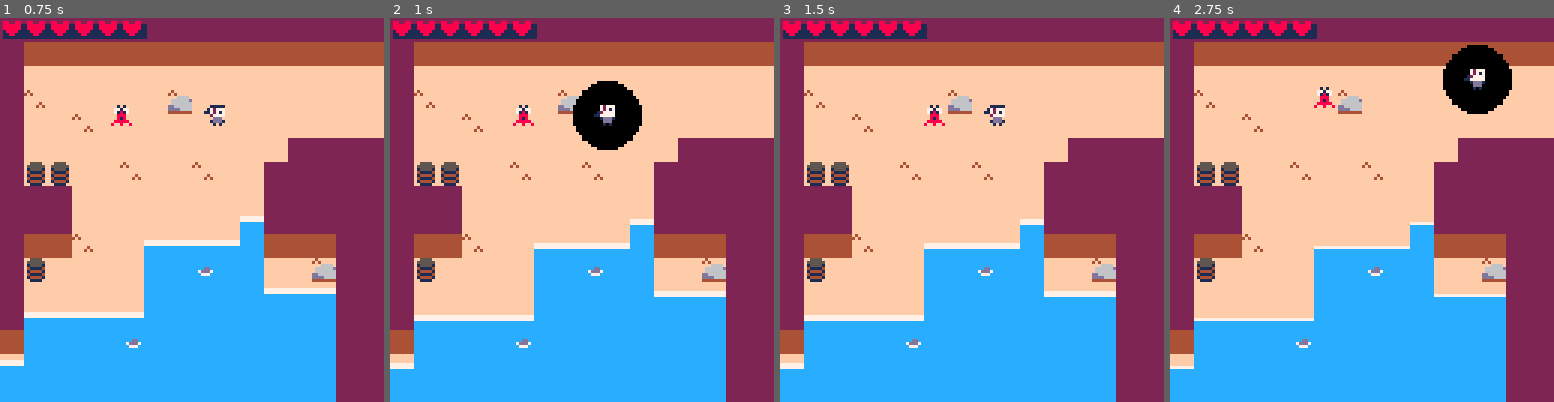
Above: before the commit, frames 1-4 (left to right).
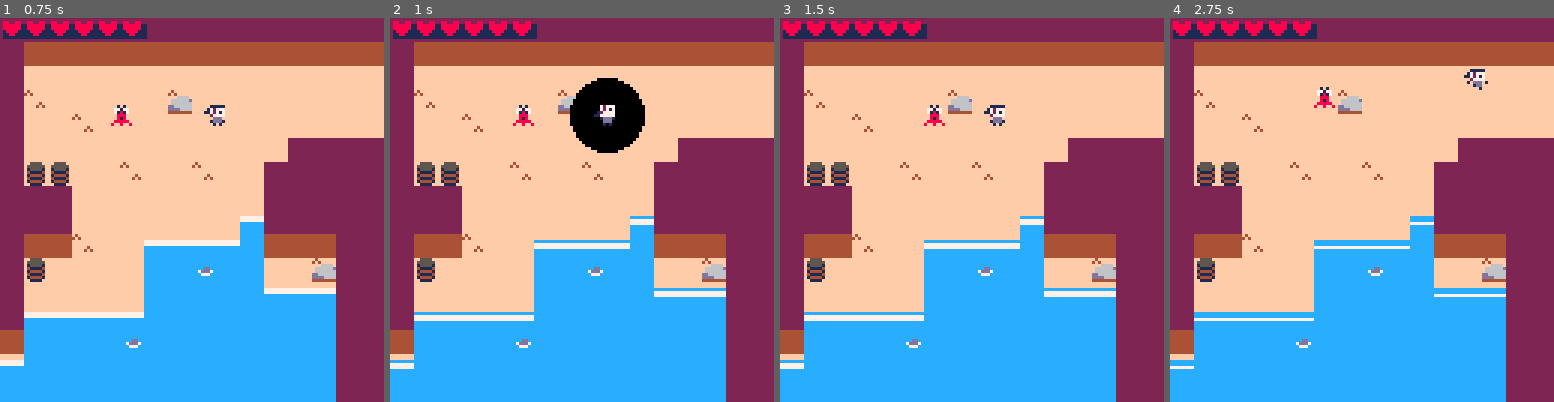
Above: after the commit, the same moments.

Repository: ZachIsAGardner/beach
Game: PICO-8 cartridge beach.p8
The game is run twice, just before and just after one commit, with the same random seed, the same clock (stepped at 60 frames per second) and the same inputs.
Inputs:
- Up to frame 1 (0.75 s): tap O (Z key) at 0.7 s
- Up to frame 2 (1 s): no input
- Up to frame 3 (1.5 s): no input
- Up to frame 4 (2.75 s): hold Right 1.6-2.1 s; tap O (Z key) at 1.7, 2.1, 2.5 s; hold Up 2.15-2.42 s; hold Right from 2.47 s (still down)

Frame 1 is identical in both runs. In frame 2, 1.1% of the frame differs, in the area x 0-88%, y 15-90%; in frame 3, 0.7%; in frame 4, 3.8%, in the area x 0-90%, y 7-91%.

Commit message:
Minor changes. Add todo. Capture label.

Diff:
--- a/beach.p8
+++ b/beach.p8
@@ -99,7 +99,8 @@
 	for a in all(actors) do
 		if (a.z==1) a:draw()
 	end
-	pal()
+
+	-- night_mode()
 
 	-- debug
     draw_log()
@@ -135,26 +136,26 @@
 		a.atk_timestamp=time()
 	end
 
-	if (a.atk_timestamp and time() - a.atk_timestamp > 0.125 and a.current_anim=="attack" and not a.atk_instance) then
+	if (a.atk_timestamp and time() - a.atk_timestamp > 0.15 and a.current_anim=="attack" and not a.atk_instance) then
 		local circle = define_circle()
 		circle.update=function(a)
 			a.x = pl.x
 			a.y = pl.y
 		end
 		circle.z=0
-		circle.r=1.4
-		circle.w=1
-		circle.h=1
+		circle.r=1.6
+		circle.w=1.6
+		circle.h=1.6
 		circle.flags[f_pl_atk]=true
 		a.atk_instance = create_actor(circle)
 	end
 
-	if (a.atk_timestamp and time() - a.atk_timestamp > 0.325 and a.current_anim=="attack") then
+	if (a.atk_timestamp and time() - a.atk_timestamp > 0.275 and a.current_anim=="attack") then
 		del(actors, a.atk_instance)
 		a.atk_instance = nil
 	end
 
-	if (a.atk_timestamp and time() - a.atk_timestamp > 0.5 and a.current_anim=="attack") then
+	if (a.atk_timestamp and time() - a.atk_timestamp > 0.4 and a.current_anim=="attack") then
 		a.current_anim="idle"
 	end
 
@@ -257,23 +258,21 @@
 -- 2
 
 function draw_actor(a)
-	pal()
-
 	a:draw_health()
 
 	if actor_is_invincible(a) then
 		for i=0,15 do
-			pal(i,c_white)
+			pal(i,c_white,0)
 		end
 	end
 
 	local sx = (a.x * 8) - 4
 	local sy = (a.y * 8) - 4
 	spr(a.frame, sx, sy)
+	pal()
 end
 
 function draw_circle(a)
-	pal()
 	circfill(a.x * 8,a.y * 8, a.r * 8, a.color)
 end
 
@@ -602,8 +601,6 @@
 end
 
 function draw_log()
-	pal()
-
 	r = get_room()
 	o = {x=2,y=36}
 
@@ -629,6 +626,142 @@
 		y=flr(pl.y/16)*128
 	}
 end
+
+function night_mode()
+	for i=0,15 do
+		pal(i,i+128,1)
+	end
+end
+…(130 lines of a section not shown)…
 
 
 
Not shown, changed: 138 lines of the sprite sheet (__gfx__) section of beach.p8
Not shown, changed: the thumbnail (__label__) section of beach.p8
Not shown, changed: the music (__music__) section of beach.p8
Not shown, changed: the sound effects (__sfx__) section of beach.p8
Not shown, added: todo.md
